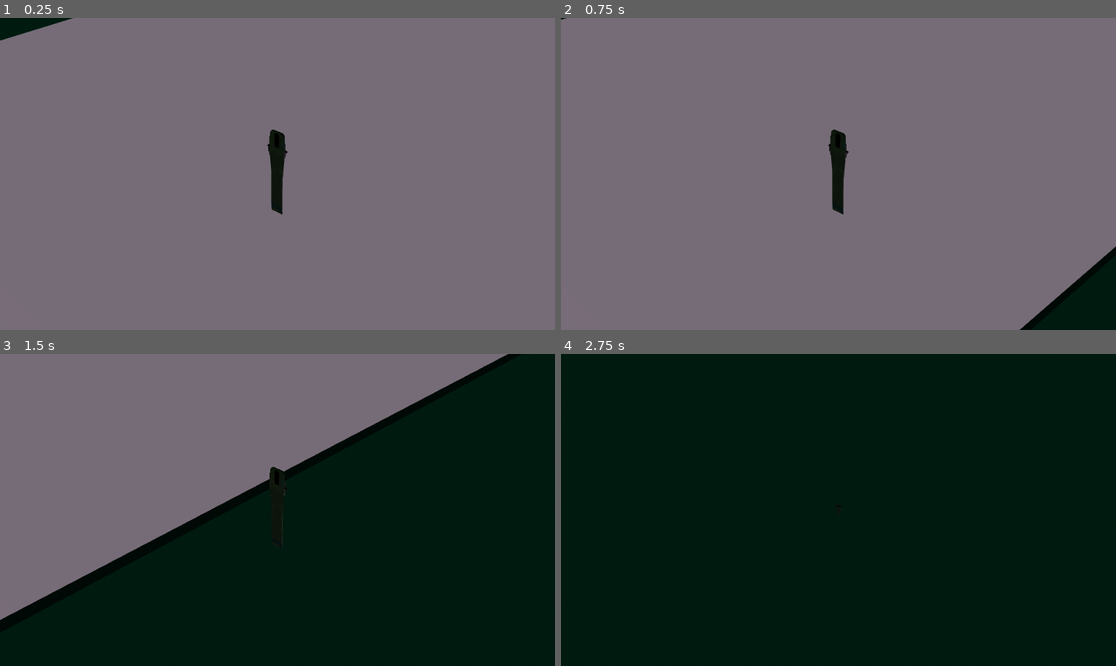
Above: before the commit, frames 1-4 (two rows, left to right).
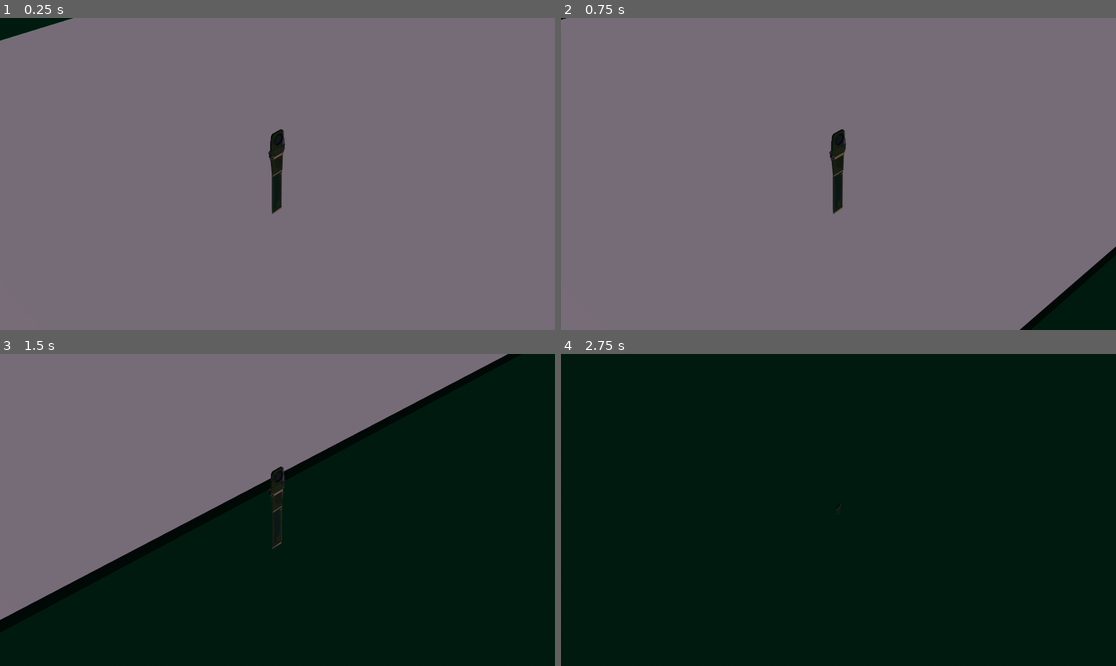
Above: after the commit, the same moments.

Repository: hotepruiz/out-of-the-blue
Game: Godot game, scene res://src/Gameplay/Levels/Main.tscn
Same seed, same stepped clock (60 frames per second), same inputs: the game is played once before the commit and once after it.
Inputs (mouse positions are in pixels of both pictures, inside the frame that each line leads up to):
- Up to frame 1 (0.25 s): no input
- Up to frame 2 (0.75 s): tap Enter at 0.5 s; move the mouse to (960, 158) at 0.52 s; press the mouse at (960, 158) at 0.53 s; hold D (move_right) from 0.53 s (still down)
- Up to frame 3 (1.5 s): move the mouse to (166, 525) at 1.27 s; release D (move_right) at 1.28 s; release the mouse at (166, 525) at 1.28 s; hold S (move_back) from 1.28 s (still down); click (166, 525) at 1.35 s
- Up to frame 4 (2.75 s): move the mouse to (894, 441) at 2.02 s; release S (move_back) at 2.03 s; hold D (move_right) from 2.03 s (still down); hold F (interact) from 2.03 s (still down); click (894, 441) at 2.3 s

The runs differ from the first frame. In frame 1, 0.2% of the frame differs, in the area x 0-52%, y 0-64%; in frame 2, 0.2%; in frame 3, 0.2%; in frame 4, less than 0.1%.
Error in both runs: Invalid access to property or key 'collider' on a base object of type 'Dictionary'. (res://src/Core/Scripts/Camera/PlayerCamera.gd:39)

Commit message:
feat: Implementa cambios a Weapon.gd

Diff:
--- a/project.godot
+++ b/project.godot
@@ -21,6 +21,10 @@
 [autoload]
 
 ErrorHandlerUtil="*res://src/Core/Scripts/Utils/ErrorHandlerUtil.gd"
+
+[display]
+
+window/vsync/vsync_mode=0
 
 [input]
 
@@ -65,5 +69,6 @@
 
 [rendering]
 
-anti_aliasing/quality/msaa_3d=2
-anti_aliasing/quality/screen_space_aa=1
+anti_aliasing/quality/msaa_2d=3
+anti_aliasing/quality/msaa_3d=3
+anti_aliasing/quality/screen_space_aa=2
--- a/src/Core/Scripts/Player/InputSystem.gd
+++ b/src/Core/Scripts/Player/InputSystem.gd
@@ -45,6 +45,9 @@
 		emit_signal("move_input", Vector2.ZERO)
 		return
 
+	if Input.is_action_pressed("fire"):
+		emit_signal("fire_pressed")
+
 	var dir := Vector2.ZERO
 	dir.x = Input.get_action_strength("move_right") - Input.get_action_strength("move_left")
 	dir.y = Input.get_action_strength("move_back") - Input.get_action_strength("move_forward")
--- a/src/Core/Scripts/Player/Player.gd
+++ b/src/Core/Scripts/Player/Player.gd
@@ -10,6 +10,7 @@
 @export var Gravity: float = 20.0
 
 signal fire_weapon
+signal release_fire_weapon
 
 @onready var PrimaryWeaponSocket: Marker3D = $PrimaryWeaponSocket
 @onready var SecondaryWeaponSocket: Marker3D = $SecondaryWeaponSocket
@@ -31,9 +32,13 @@
 func _ConnectToInputSystem(input_system: InputSystem):
 	input_system.fire_pressed.connect(_OnFirePressed)
 	input_system.move_input.connect(_OnMovement)
+	input_system.fire_released.connect(_OnFireRelased)
 
 func _OnFirePressed():
 	emit_signal("fire_weapon", Vector3(0,0,0))
+
+func _OnFireRelased():
+	emit_signal("release_fire_weapon")
 
 func _OnMovement(dir: Vector2):
 	if _Camera == null:
--- /dev/null
+++ b/src/Core/Scripts/Weapons/AutomaticWeapon.gd
@@ -0,0 +1,5 @@
+extends Weapon
+class_name AutomaticWeapon
+
+func _process(float):
+	TryFire(Vector3(0,0,0))
--- a/src/Core/Scripts/Weapons/OLD/AutomaticWeaponScript.gd
+++ /dev/null
@@ -1,24 +0,0 @@
-extends "res://src/Core/Scripts/Weapons/WeaponBaseScript.gd"
-
-func _ready():
-	super()
-
-	$Timer.timeout.connect(ActualizarSeñalDisparo)
-	ActualizarVelocidadAtaque()
-
-func Disparar():
-	if(ListaParaDisparar == true and balas > 0):
-		Chispaso()
-		InstanciarAudio()
-		AnimacionDisparo()
-		InstanciarProyectil()
-		ManejarMunicion()
-		$Timer.start()
-		ListaParaDisparar=false
-		print($RigidBody3D.freeze)
-	elif(ListaParaDisparar == false):
-		pass
-
-
-func ActualizarVelocidadAtaque():
-	$Timer.wait_time=(60/Cadencia)
--- a/src/Core/Scripts/Weapons/OLD/SemiAutoWeaponScript.gd
+++ /dev/null
@@ -1,28 +0,0 @@
-extends "res://src/Core/Scripts/Weapons/WeaponBaseScript.gd"
-
-#Overrides ---------------------------------------------------------
-func Disparar():
-	if(ListaParaDisparar == true and balas > 0):
-		Chispaso()
-		InstanciarAudio()
-		AnimacionDisparo()
-		InstanciarProyectil()
-		ManejarMunicion()
-		ListaParaDisparar=false
-	elif(ListaParaDisparar == false):
-		pass
-
-func EquiparArma():
-	super()
-	Jugador.SeñalSoltarDisparo.connect(self.ActualizarSeñalDisparo)
-
-func TirarArma():
-	super()
-	Jugador.SeñalSoltarDisparo.disconnect(self.ActualizarSeñalDisparo)
-
-func GuardarArma():
-	super()
-	Jugador.SeñalSoltarDisparo.disconnect(self.ActualizarSeñalDisparo)
-#Funciones terciarias ----------------------------------------------------------
-func AnimacionDisparo():
-	pass
--- a/src/Core/Scripts/Weapons/OLD/WeaponBaseScript.gd
+++ /dev/null
@@ -1,141 +0,0 @@
-extends Node
-var Utils3D = preload("res://src/Core/Scripts/Utils/3DUtils.gd")
-
-#Elementos para rotar el arma-------------------
-@onready var cursor : Node3D = get_node("/root/Main/MonturaJugador/Personaje/Montura Cursor/Marcador")
-@onready var Jugador : Node3D = get_node("/root/Main/MonturaJugador/Personaje")
-
-#Elementos del arma----------------------------------------------------------
-@onready var CuerpoArma : Node3D = $RigidBody3D
-@onready var AudioPlayer : AudioStreamPlayer3D = $RigidBody3D/AudioStreamPlayer3D
-@onready var AnimPlayer : AnimationPlayer
-@onready var MarkerCañon : Marker3D
-
-#Atributos del arma-------------------------------------------------------------
-@export_range(1, 700,1) var TamañoCargador : int
-@export_range(1, 1200,0.1) var Cadencia : float
-@export_range(0, 1000,0.1) var DañoBase : float
-@export var Destello : PackedScene
-@export var Proyectil: PackedScene
-@export var SonidoDisparo : AudioStream
-
-#esto (Variable equipada) lo voy a usar como un bool de 3 estados
-#true= equipada, false= el arma esta tirada en el suelo
-#null = el arma esta guardad en un espacio de arma secunario, solo inactiva o algo
-var Equipada : Variant = false
-var ListaParaDisparar : bool = true
-var balas: int
-
-func _ready():
-	#TODO: recordar asignar el animation player en un script heredado
-	add_to_group("Armas")
-
-	balas = TamañoCargador
-
-	Equipada = false
-	AudioPlayer.stream = SonidoDisparo
-
-	set_process(false)
-
-func _process(delta):
-	Utils3D.rotar_verticalmente(CuerpoArma, cursor)
-	Utils3D.mirar_hacia_objetivo(CuerpoArma, cursor)
-
-#Funciones de logica de disparo ---------------------------------------------------------
-func Disparar():
-	push_warning("Disparar() debe ser sobreescrito en el arma hija.")
-
-func ManejarMunicion():
-	if(balas == 0):
-		print("recargar")
-	else:
-		balas -= 1
-		print(balas)
-
-func Recargar():
-	if(balas < TamañoCargador):
-		balas = TamañoCargador
-		print("Recargando arma")
-		return
-	if(balas == TamañoCargador or balas > TamañoCargador):
-		return
-
-func RecargarSecundario():
-	push_warning("Esta arma no tiene mecanica secundaria de recarga o .")
-
-#Funciones de fisicas ---------------------------------------------------------
-func EquiparArma():
-	#actualizamos el estado y apagamos las fisicas
-	Equipada = true
-
-	$RigidBody3D.rotation = Vector3(0,0,0)
-
-	$RigidBody3D/CollisionShape3D.disabled = true
-	$RigidBody3D.freeze_mode = 0
-	$RigidBody3D.freeze = true
-
-
-	$RigidBody3D.global_position=self.global_position
-	#el arma comienza a poner atencion a las señales de disparo
-	Jugador.SeñalDisparo.connect(self.Disparar)
-
-	Utils3D.mirar_hacia_objetivo(CuerpoArma, cursor)
-	set_process(true)
-
-func TirarArma():
-	Equipada = true
-
-	#prendemos las fisicas
-	$RigidBody3D/CollisionShape3D.disabled = false
-	$RigidBody3D.freeze_mode = 1
-	$RigidBody3D.freeze = false
-
-	$RigidBody3D.apply_impulse(Vector3(100, 20, 0), Vector3(-1, 0, 0))
-	$RigidBody3D.apply_torque(Vector3(50, 0, 0))
-
-	#el arma deja de poner atencion a las señales de disparo
-	Jugador.SeñalDisparo.disconnect(self.Disparar)
-	set_process(false)
-
-func GuardarArma():
-	#actualizamos el estado y apagamos las fisicas
-	Equipada = null
-	$RigidBody3D/CollisionShape3D.disabled = true
-
-	$RigidBody3D.global_position=self.global_position
-	#el arma deja de poner atencion a las señales de disparo
-	Jugador.SeñalDisparo.disconnect(self.Disparar)
-
-	set_process(false)
-
-#Funciones de efectos de disparo ----------------------------------------------------------
-func AnimacionDisparo():
-	push_warning("AnimacionDisparo() debe ser sobreescrito en el arma hija.")
-
-func InstanciarProyectil():
-	var proyectil_nuevo = Proyectil.instantiate()
-	var nivel=get_node("/root/Main")
-
-	nivel.add_child(proyectil_nuevo)
-
-	#transforms
-	proyectil_nuevo.global_position = MarkerCañon.global_position
-	proyectil_nuevo.rotation = MarkerCañon.global_rotation
-
-	proyectil_nuevo.init((cursor.global_position  - MarkerCañon.global_position ))
-
-func Chispaso():
-	var NuevasParticulas=Destello.instantiate()
-	NuevasParticulas.position=MarkerCañon.position
-	NuevasParticulas.rotation=MarkerCañon.rotation
-	$RigidBody3D.add_child(NuevasParticulas)
-
-func InstanciarAudio():
-	var NuevoAudioPlayer : AudioStreamPlayer3D=$RigidBody3D/AudioStreamPlayer3D.duplicate()
-	$RigidBody3D.add_child(NuevoAudioPlayer)
-	NuevoAudioPlayer.global_position=$RigidBody3D.global_position
-	NuevoAudioPlayer.pitch_scale+=randf_range(-0.07,0.07)
-	NuevoAudioPlayer.playing=true
-
-func ActualizarSeñalDisparo():
-	ListaParaDisparar=true
--- a/src/Core/Scripts/Weapons/SemiAutoWeapon.gd
+++ b/src/Core/Scripts/Weapons/SemiAutoWeapon.gd
@@ -2,12 +2,8 @@
 class_name SemiAutoWeapon
 
 func TryFire(direction: Vector3):
-	if _CanFire and _TriggerPressed:
-		_Fire(direction)
-		_CanFire = false;
+	super(direction)
+	_CanFire = false
 
-func SetTrigger(new_trigger_status: bool):
-	super(new_trigger_status)
-
-	if new_trigger_status == false:
-		_CanFire = true
+func OnFireRelease():
+	_CanFire = true
--- a/src/Core/Scripts/Weapons/Weapon.gd
+++ b/src/Core/Scripts/Weapons/Weapon.gd
@@ -9,26 +9,26 @@
 @onready var _Muzzle : Marker3D = $Muzzle
 @onready var _CooldownTimer : Timer = $Timer
 @onready var _Ejection : Marker3D = $Ejection
-var _AnimationPlayer : AnimationPlayer
+var _AnimationPlayer : WeaponAnimationPlayer
 
 var Ammo: int
 var _CanFire: bool = true
-var _TriggerPressed: bool = true
 
 func _ready():
 	_SetFirerate()
+	_AnimationPlayer = $FNX45_MODEL/CustomAnimationPlayer
 
 func TryFire(direction: Vector3):
-	if _TriggerPressed and _CooldownTimer.is_stopped() and _CanFire:
+	if _CooldownTimer.is_stopped() and _CanFire:
 		_Fire(direction)
+		Ammo -= 1
 
 @warning_ignore("unused_parameter")
 func _Fire(direction: Vector3):
 	_InstanceAudio()
 	_PlayAnimation()
 
-func SetTrigger(new_trigger_status: bool):
-	_TriggerPressed = new_trigger_status
+	_CooldownTimer.start()
 
 #---------------------------------------------------------------------------------------------------
 @warning_ignore("unused_parameter")
@@ -47,7 +47,10 @@
 		ErrorHandlerUtil.LogError("OTB#005")
 		return
 
-	_AnimationPlayer.play(WeaponEnums.AnimationType.keys()[WeaponEnums.AnimationType.FIRE])
+	_AnimationPlayer.PlayFireAnimation()
 #---------------------------------------------------------------------------------------------------
+func OnFireRelease():
+	print("teamo")
+
 func _SetFirerate():
 	_CooldownTimer.wait_time=(60/Firerate)
--- /dev/null
+++ b/src/Core/Scripts/Weapons/WeaponAnimationPlayer.gd
@@ -0,0 +1,5 @@
+extends AnimationPlayer
+class_name WeaponAnimationPlayer
+
+func PlayFireAnimation():
+	play("CUSTOM/FIRE")
--- a/src/Gameplay/Entities/Weapons/WeaponBase.tscn
+++ b/src/Gameplay/Entities/Weapons/WeaponBase.tscn
@@ -1,6 +1,6 @@
 [gd_scene format=3 uid="uid://dpsexp5r57pws"]
 
-[ext_resource type="Script" uid="uid://cn21rx7eekcg2" path="res://src/Core/Scripts/Weapons/Weapon.gd" id="1_hc0q8"]
+[ext_resource type="Script" uid="uid://bjmp26c1hbksg" path="res://src/Core/Scripts/Weapons/SemiAutoWeapon.gd" id="1_00hfu"]
 [ext_resource type="PackedScene" uid="uid://cvn52pfh1w6by" path="res://src/Resources/3D/Refined/Weapons/Pistols/Fnx45_model.tscn" id="1_kpbb7"]
 [ext_resource type="Script" uid="uid://cgmriung8mvmu" path="res://src/Core/Scripts/Components/ComponentContainer.gd" id="2_ferru"]
 [ext_resource type="AudioStream" uid="uid://y6ew23akfnjc" path="res://src/Resources/Audio/Weapons/Gunshots/pistol_1.2_audio.wav" id="3_00hfu"]
@@ -15,7 +15,8 @@
 [node name="Weapon" type="RigidBody3D" unique_id=574157804]
 physics_material_override = SubResource("PhysicsMaterial_kpbb7")
 inertia = Vector3(0, 2.65, 0)
-script = ExtResource("1_hc0q8")
+script = ExtResource("1_00hfu")
+Firerate = 163.4
 
 [node name="FNX45_MODEL" parent="." unique_id=745332743 instance=ExtResource("1_kpbb7")]
 transform = Transform3D(-0.2, 0, -3.019916e-08, 0, 0.2, 0, 3.019916e-08, 0, -0.2, 0, 0, 0.29341137)
@@ -33,6 +34,7 @@
 script = ExtResource("3_mjc86")
 
 [node name="Timer" type="Timer" parent="." unique_id=1575044651]
+one_shot = true
 
 [node name="ComponentContainer" type="Node" parent="." unique_id=911165889]
 script = ExtResource("2_ferru")
--- a/src/Gameplay/Levels/Main.tscn
+++ b/src/Gameplay/Levels/Main.tscn
@@ -1,5 +1,6 @@
 [gd_scene format=3 uid="uid://chm65jedj15qt"]
 
+[ext_resource type="Script" uid="uid://bx6um6rv7gx34" path="res://src/Gameplay/Levels/main.gd" id="1_f362k"]
 [ext_resource type="Script" uid="uid://d3psuiv4x4tkk" path="res://src/Gameplay/Levels/node.gd" id="1_tp8c8"]
 [ext_resource type="PackedScene" uid="uid://2r6b1bionkvp" path="res://src/Gameplay/Entities/Player/Player.tscn" id="4_ycxtk"]
 [ext_resource type="Script" uid="uid://dq8thfma3ay2j" path="res://src/Core/Scripts/Player/InputSystem.gd" id="5_tfum8"]
@@ -21,6 +22,7 @@
 ambient_light_color = Color(0.663679, 0.545121, 0.424025, 1)
 
 [node name="Main" type="Node3D" unique_id=764850792]
+script = ExtResource("1_f362k")
 
 [node name="Node" type="Node" parent="." unique_id=1555477091]
 script = ExtResource("1_tp8c8")
@@ -50,5 +52,6 @@
 transform = Transform3D(0.765708, -0.643189, 0, 0.643189, 0.765708, 0, 0, 0, 1, 0.300896, 10.222, -17.5055)
 
 [node name="Player" parent="." unique_id=962924011 node_paths=PackedStringArray("_InputSystem", "_Camera") instance=ExtResource("4_ycxtk")]
+transform = Transform3D(-0.0383529, 0, -0.99926424, 0, 1, 0, 0.99926424, 0, -0.0383529, 0, 0, 0)
 _InputSystem = NodePath("../InputSystem")
 _Camera = NodePath("../CameraRig")
--- /dev/null
+++ b/src/Gameplay/Levels/main.gd
@@ -0,0 +1 @@
+extends Node3D
--- a/src/Gameplay/Scripts/Components/PickableWeaponInteractionHandler.gd
+++ b/src/Gameplay/Scripts/Components/PickableWeaponInteractionHandler.gd
@@ -11,4 +11,5 @@
 		_ParentWeapon.reparent(player.PrimaryWeaponSocket, false)
 		_ParentWeapon.global_transform = player.PrimaryWeaponSocket.global_transform
 		player.fire_weapon.connect(_ParentWeapon.TryFire)
+		player.release_fire_weapon.connect(_ParentWeapon.OnFireRelease)
 	return
--- a/src/Resources/3D/Refined/Weapons/Pistols/Fnx45_model.tscn
+++ b/src/Resources/3D/Refined/Weapons/Pistols/Fnx45_model.tscn
@@ -6,6 +6,7 @@
 [ext_resource type="Texture2D" uid="uid://biprgq3l6rde5" path="res://src/Resources/Shaders/Samples/fresnel2.tres" id="4_2l3s0"]
 [ext_resource type="Texture2D" uid="uid://dqi6nu7ijnyaj" path="res://src/Resources/3D/Raw/Weapons/Pistols/45/fnx45_Corredera.png" id="5_hvh4e"]
 [ext_resource type="Texture2D" uid="uid://c2nen88533yo4" path="res://src/Resources/3D/Raw/Weapons/Pistols/45/fnx45_Handle.png" id="5_xa3k5"]
+[ext_resource type="Script" uid="uid://b4y2owwmj152v" path="res://src/Core/Scripts/Weapons/WeaponAnimationPlayer.gd" id="7_a65i4"]
 
 [sub_resource type="ShaderMaterial" id="ShaderMaterial_x0b4e"]
 render_priority = 0
@@ -43,6 +44,97 @@
 shader_parameter/gradiente_color = ExtResource("3_x0b4e")
 shader_parameter/gradiente_fresnel = ExtResource("4_2l3s0")
 
+[sub_resource type="Animation" id="Animation_0i0cm"]
+resource_name = "CorrederaAction"
+length = 0.29166666
+tracks/0/type = "position_3d"
+tracks/0/imported = true
+tracks/0/enabled = true
+tracks/0/path = NodePath("Corredera")
+tracks/0/interp = 1
+tracks/0/loop_wrap = true
+tracks/0/keys = PackedFloat32Array(0, 1, -0.00756242, 1.276877, -0.15465674, 0.033333335, 1, -0.00756242, 1.276877, -0.15465674, 0.06666667, 1, -0.00756242, 1.276877, 0.566887, 0.1, 1, -0.00756242, 1.276877, 0.99788904, 0.13333334, 1, -0.00756242, 1.276877, 0.8632008, 0.16666667, 1, -0.00756242, 1.276877, 0.6246104, 0.2, 1, -0.00756242, 1.276877, 0.3398412, 0.23333333, 1, -0.00756242, 1.276877, 0.089705974, 0.26666668, 1, -0.00756242, 1.276877, -0.07961632, 0.29166666, 1, -0.00756242, 1.276877, -0.15465674)
+tracks/1/type = "rotation_3d"
+tracks/1/imported = true
+tracks/1/enabled = true
+tracks/1/path = NodePath("martillo")
+tracks/1/interp = 1
+tracks/1/loop_wrap = true
+tracks/1/keys = PackedFloat32Array(0, 1, -0.41114998, 0.007911721, -0.0035185546, 0.9115266)
+
+[sub_resource type="Animation" id="Animation_22kew"]
+resource_name = "Cube_001Action_001"
+length = 0.29166666
+tracks/0/type = "rotation_3d"
+tracks/0/imported = true
+tracks/0/enabled = true
+tracks/0/path = NodePath("martillo")
+tracks/0/interp = 1
+tracks/0/loop_wrap = true
+tracks/0/keys = PackedFloat32Array(0, 1, -0.41114998, 0.007911721, -0.003518555, 0.9115266, 0.033333335, 1, -0.41114998, 0.007911721, -0.003518555, 0.9115266, 0.06666667, 1, 0.045516536, 0.0054868977, -0.007912145, 0.9989172, 0.1, 1, 0.3368594, 0.0029032952, -0.010209425, 0.9414952, 0.13333334, 1, 0.29912746, 0.0023295265, -0.0106184175, 0.95415133, 0.16666667, 1, 0.23117125, 0.0016127968, -0.010597998, 0.972854, 0.2, 1, 0.14859025, 0.0008399966, -0.010484277, 0.98884296, 0.23333333, 1, 0.07516609, 0.00016597027, -0.010429108, 0.99711657, 0.26666668, 1, 0.025206167, -0.00028777018, -0.010410229, 0.99962807, 0.29166666, 1, 0.003037338, -0.00048805986, -0.010417049, 0.99994105)
+tracks/1/type = "position_3d"
+tracks/1/imported = true
+tracks/1/enabled = true
+tracks/1/path = NodePath("Corredera")
+tracks/1/interp = 1
+tracks/1/loop_wrap = true
+tracks/1/keys = PackedFloat32Array(0, 1, -0.00756242, 1.276877, -0.15465674)
+
+[sub_resource type="AnimationLibrary" id="AnimationLibrary_f07qb"]
+_data = {
+&"CorrederaAction": SubResource("Animation_0i0cm"),
+&"Cube_001Action_001": SubResource("Animation_22kew")
+}
+
+[sub_resource type="Animation" id="Animation_2uw32"]
+resource_name = "FIRE"
+length = 0.29166666
+tracks/0/type = "position_3d"
+tracks/0/imported = true
+tracks/0/enabled = true
+tracks/0/path = NodePath("Corredera")
+tracks/0/interp = 1
+tracks/0/loop_wrap = true
+tracks/0/keys = PackedFloat32Array(0, 1, -0.00756242, 1.276877, -0.15465674, 0.033333335, 1, -0.00756242, 1.276877, -0.15465674, 0.06666667, 1, -0.00756242, 1.276877, 0.566887, 0.1, 1, -0.00756242, 1.276877, 0.99788904, 0.13333334, 1, -0.00756242, 1.276877, 0.8632008, 0.16666667, 1, -0.00756242, 1.276877, 0.6246104, 0.2, 1, -0.00756242, 1.276877, 0.3398412, 0.23333333, 1, -0.00756242, 1.276877, 0.089705974, 0.26666668, 1, -0.00756242, 1.276877, -0.07961632, 0.29166666, 1, -0.00756242, 1.276877, -0.15465674)
+tracks/1/type = "rotation_3d"
+tracks/1/imported = true
+tracks/1/enabled = true
+tracks/1/path = NodePath("martillo")
+tracks/1/interp = 1
+tracks/1/loop_wrap = true
+tracks/1/keys = PackedFloat32Array(0.033333335, 1, -0.41114998, 0.007911721, -0.003518555, 0.9115266, 0.06666667, 1, -0.41114998, 0.007911721, -0.003518555, 0.9115266, 0.10000001, 1, 0.045516536, 0.0054868977, -0.007912145, 0.9989172, 0.13333334, 1, 0.3368594, 0.0029032952, -0.010209425, 0.9414952, 0.16666667, 1, 0.29912746, 0.0023295265, -0.0106184175, 0.95415133, 0.2, 1, 0.23117125, 0.0016127968, -0.010597998, 0.972854, 0.23333333, 1, 0.14859025, 0.0008399966, -0.010484277, 0.98884296, 0.26666668, 1, 0.07516609, 0.00016597027, -0.010429108, 0.99711657, 0.3, 1, 0.025206167, -0.00028777018, -0.010410229, 0.99962807, 0.325, 1, 0.003037338, -0.00048805986, -0.010417049, 0.99994105)
+tracks/2/type = "rotation_3d"
+tracks/2/imported = false
+tracks/2/enabled = true
+tracks/2/path = NodePath("martillo")
+tracks/2/interp = 1
+tracks/2/loop_wrap = true
+tracks/2/keys = PackedFloat32Array()
+
+[sub_resource type="Animation" id="Animation_a65i4"]
+resource_name = "rotation"
+length = 0.29166666
+tracks/0/type = "rotation_3d"
+tracks/0/imported = true
+tracks/0/enabled = true
+tracks/0/path = NodePath("martillo")
+tracks/0/interp = 1
+tracks/0/loop_wrap = true
+tracks/0/keys = PackedFloat32Array(0, 1, -0.41114998, 0.007911721, -0.003518555, 0.9115266, 0.033333335, 1, -0.41114998, 0.007911721, -0.003518555, 0.9115266, 0.06666667, 1, 0.045516536, 0.0054868977, -0.007912145, 0.9989172, 0.1, 1, 0.3368594, 0.0029032952, -0.010209425, 0.9414952, 0.13333334, 1, 0.29912746, 0.0023295265, -0.0106184175, 0.95415133, 0.16666667, 1, 0.23117125, 0.0016127968, -0.010597998, 0.972854, 0.2, 1, 0.14859025, 0.0008399966, -0.010484277, 0.98884296, 0.23333335, 1, 0.07516609, 0.00016597027, -0.010429108, 0.99711657, 0.26666668, 1, 0.025206167, -0.00028777018, -0.010410229, 0.99962807, 0.29166666, 1, 0.003037338, -0.00048805986, -0.010417049, 0.99994105)
+tracks/1/type = "position_3d"
+tracks/1/imported = true
+tracks/1/enabled = true
+tracks/1/path = NodePath("Corredera")
+tracks/1/interp = 1
+tracks/1/loop_wrap = true
+tracks/1/keys = PackedFloat32Array(0, 1, -0.00756242, 1.276877, -0.15465674)
+
+[sub_resource type="AnimationLibrary" id="AnimationLibrary_kgvwc"]
+_data = {
+&"FIRE": SubResource("Animation_2uw32"),
+&"rotation": SubResource("Animation_a65i4")
+}
+
 [node name="FNX45_MODEL" unique_id=1716157212 instance=ExtResource("1_5dog0")]
 
 [node name="Corredera" parent="." index="0"]
@@ -53,4 +145,10 @@
 surface_material_override/0 = SubResource("ShaderMaterial_2l3s0")
 
 [node name="martillo" parent="." index="3"]
-transform = Transform3D(0.99984986, -9.1297574e-05, 0.017316798, -0.012920318, 0.66188675, 0.7494927, -0.01153018, -0.7496041, 0.6617862, -0.00151431, 1.03949, 2.29476)
+transform = Transform3D(0.99984974, -9.1297574e-05, 0.017316798, -0.012920317, 0.66188675, 0.7494927, -0.011530179, -0.7496041, 0.6617862, -0.00151431, 1.03949, 2.29476)
+
+[node name="CustomAnimationPlayer" type="AnimationPlayer" parent="." index="10" unique_id=707353873]
+libraries/ = SubResource("AnimationLibrary_f07qb")
+libraries/CUSTOM = SubResource("AnimationLibrary_kgvwc")
+speed_scale = 3.0
+script = ExtResource("7_a65i4")
Not shown, added: src/Core/Scripts/Weapons/AutomaticWeapon.gd.uid
Not shown, removed: src/Core/Scripts/Weapons/OLD/AutomaticWeaponScript.gd.uid
Not shown, removed: src/Core/Scripts/Weapons/OLD/SemiAutoWeaponScript.gd.uid
Not shown, removed: src/Core/Scripts/Weapons/OLD/WeaponBaseScript.gd.uid
Not shown, added: src/Core/Scripts/Weapons/WeaponAnimationPlayer.gd.uid
Not shown, added: src/Gameplay/Levels/main.gd.uid
